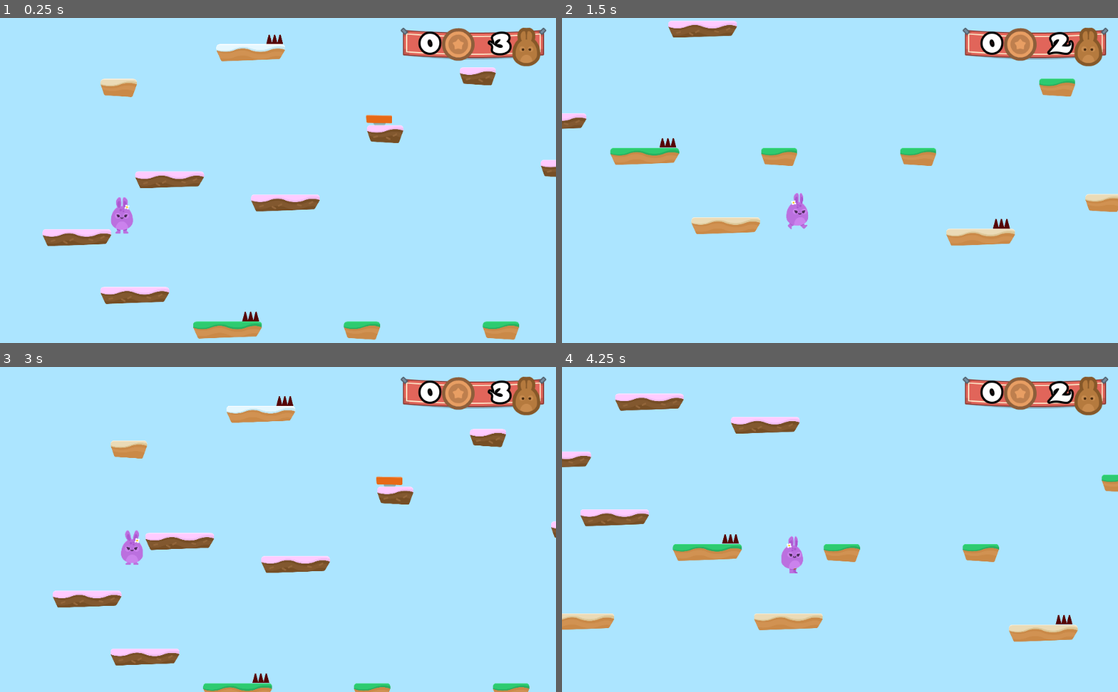
Above: before the commit, frames 1-4 (two rows, left to right).
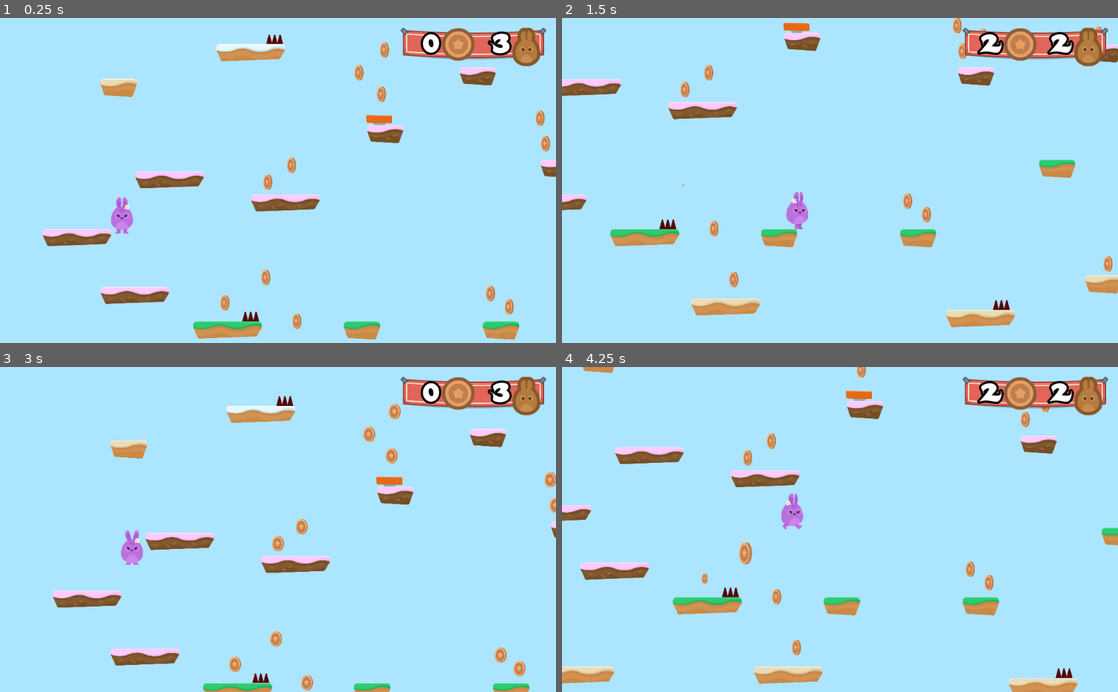
Above: after the commit, the same moments.

Repository: Eyeofthetgr/HoppyDays
Game: Godot game, scene res://Levels/Level1.tscn
The game is run twice, just before and just after one commit, with the same random seed, the same clock (stepped at 60 frames per second) and the same inputs.
Inputs (mouse positions are in pixels of both pictures, inside the frame that each line leads up to):
- Up to frame 1 (0.25 s): no input
- Up to frame 2 (1.5 s): hold D (right) from 0.53 s (still down); tap W (jump) at 0.77 s
- Up to frame 3 (3 s): tap W (jump) at 1.52 s; release D (right) at 2.03 s; hold A (left) 2.03-2.75 s; click (183, 575) at 2.75 s
- Up to frame 4 (4.25 s): hold D (right) from 3.53 s (still down); tap W (jump) at 3.77 s

The runs differ from the first frame. In frame 1, 0.9% of the frame differs, in the area x 39-99%, y 4-96%; in frame 2, 10%; in frame 3, 1.1%; in frame 4, 13%, in the area x 0-100%, y 0-100%.

Commit message:
Adding coins

Diff:
--- a/GUI/GUI.gd
+++ b/GUI/GUI.gd
@@ -4,5 +4,6 @@
 	$Control/TextureRect/HBoxContainer/LifeCount.text = "3"
 
 
-func update_lives(lives_left):
-		$Control/TextureRect/HBoxContainer/LifeCount.text = str(lives_left)
+func update_GUI(lives_left, coins):
+	$Control/TextureRect/HBoxContainer/LifeCount.text = str(lives_left)
+	$Control/TextureRect/HBoxContainer/CoinCount.text = str(coins)
--- /dev/null
+++ b/Items/Coin.gd
@@ -0,0 +1,13 @@
+extends Node2D
+
+var taken = false
+
+func _on_Area2D_body_entered(body):
+	if not taken:
+		taken = true
+		$AnimationPlayer.play("die")
+		$AudioStreamPlayer.play()
+		get_tree().call_group("Gamestate", "coin_up")
+
+func die():
+	queue_free()
--- /dev/null
+++ b/Items/Coin.tscn
@@ -0,0 +1,73 @@
+[gd_scene load_steps=10 format=2]
+
+[ext_resource path="res://Items/Coin.gd" type="Script" id=1]
+[ext_resource path="res://GFX/Items/bronze_1.png" type="Texture" id=2]
+[ext_resource path="res://GFX/Items/bronze_2.png" type="Texture" id=3]
+[ext_resource path="res://GFX/Items/bronze_3.png" type="Texture" id=4]
+[ext_resource path="res://GFX/Items/bronze_4.png" type="Texture" id=5]
+[ext_resource path="res://SFX/coin_SFX.wav" type="AudioStream" id=6]
+
+[sub_resource type="SpriteFrames" id=1]
+animations = [ {
+"frames": [ ExtResource( 2 ), ExtResource( 3 ), ExtResource( 4 ), ExtResource( 5 ), ExtResource( 4 ), ExtResource( 3 ) ],
+"loop": true,
+"name": "spin",
+"speed": 10.0
+} ]
+
+[sub_resource type="CircleShape2D" id=2]
+radius = 43.1721
+
+[sub_resource type="Animation" id=3]
+resource_name = "die"
+length = 0.5
+tracks/0/type = "value"
+tracks/0/path = NodePath(".:scale")
+tracks/0/interp = 1
+tracks/0/loop_wrap = true
+tracks/0/imported = false
+tracks/0/enabled = true
+tracks/0/keys = {
+"times": PoolRealArray( 0, 0.2, 0.5 ),
+"transitions": PoolRealArray( 1, 1, 1 ),
+"update": 0,
+"values": [ Vector2( 1, 1 ), Vector2( 1.5, 1.5 ), Vector2( 0.01, 0.01 ) ]
+}
+tracks/1/type = "method"
+tracks/1/path = NodePath(".")
+tracks/1/interp = 1
+tracks/1/loop_wrap = true
+tracks/1/imported = false
+tracks/1/enabled = true
+tracks/1/keys = {
+"times": PoolRealArray( 0.5 ),
+"transitions": PoolRealArray( 1 ),
+"values": [ {
+"args": [  ],
+"method": "die"
+} ]
+}
+
+[node name="Coin" type="Node2D"]
+script = ExtResource( 1 )
+
+[node name="AnimatedSprite" type="AnimatedSprite" parent="."]
+frames = SubResource( 1 )
+animation = "spin"
+playing = true
+
+[node name="Area2D" type="Area2D" parent="."]
+editor/display_folded = true
+collision_layer = 8
+
+[node name="CollisionShape2D" type="CollisionShape2D" parent="Area2D"]
+visible = false
+shape = SubResource( 2 )
+
+[node name="AudioStreamPlayer" type="AudioStreamPlayer" parent="."]
+stream = ExtResource( 6 )
+volume_db = -15.0
+
+[node name="AnimationPlayer" type="AnimationPlayer" parent="."]
+anims/die = SubResource( 3 )
+[connection signal="body_entered" from="Area2D" to="." method="_on_Area2D_body_entered"]
--- a/Levels/GameState.gd
+++ b/Levels/GameState.gd
@@ -1,6 +1,8 @@
 extends Node2D
 
 var lives = 3
+var coins = 0
+var target_number_of_coins = 10
 
 func _ready():
 	add_to_group("Gamestate")
@@ -16,7 +18,20 @@
 
 
 func update_GUI():
-	get_tree().call_group("GUI", "update_lives", lives)
+	get_tree().call_group("GUI", "update_GUI", lives, coins)
+
+
+func coin_up():
+	coins += 1
+	update_GUI()
+	var multiple_of_coins  = (coins % target_number_of_coins) == 0
+	if multiple_of_coins:
+		life_up()
+
+
+func life_up():
+	lives += 1
+	update_GUI()
 
 
 func end_game():
--- a/Levels/Level1.tscn
+++ b/Levels/Level1.tscn
@@ -1,12 +1,13 @@
-[gd_scene load_steps=8 format=2]
+[gd_scene load_steps=9 format=2]
 
 [ext_resource path="res://Levels/GameState.gd" type="Script" id=1]
 [ext_resource path="res://Player.tscn" type="PackedScene" id=2]
 [ext_resource path="res://Levels/Tileset.tres" type="TileSet" id=3]
 [ext_resource path="res://Hazards/SpikeTop.tscn" type="PackedScene" id=4]
-[ext_resource path="res://Items/JumpPad.tscn" type="PackedScene" id=5]
-[ext_resource path="res://SFX/Summer_Park.ogg" type="AudioStream" id=6]
-[ext_resource path="res://GUI/GUI.tscn" type="PackedScene" id=7]
+[ext_resource path="res://Items/Coin.tscn" type="PackedScene" id=5]
+[ext_resource path="res://Items/JumpPad.tscn" type="PackedScene" id=6]
+[ext_resource path="res://SFX/Summer_Park.ogg" type="AudioStream" id=7]
+[ext_resource path="res://GUI/GUI.tscn" type="PackedScene" id=8]
 
 [node name="Level1" type="Node2D"]
 script = ExtResource( 1 )
@@ -57,26 +58,197 @@
 [node name="SpikeTop11" parent="Hazards" instance=ExtResource( 4 )]
 position = Vector2( 20168.6, 484.568 )
 
+[node name="Coins" type="Node" parent="."]
+
+[node name="Coin" parent="Coins" instance=ExtResource( 5 )]
+position = Vector2( 1244.88, 250.34 )
+
+[node name="Coin2" parent="Coins" instance=ExtResource( 5 )]
+position = Vector2( 1376.16, 156.935 )
+
+[node name="Coin3" parent="Coins" instance=ExtResource( 5 )]
+position = Vector2( 1873.1, -236.482 )
+
+[node name="Coin4" parent="Coins" instance=ExtResource( 5 )]
+position = Vector2( 1748.87, -355.543 )
+
+[node name="Coin5" parent="Coins" instance=ExtResource( 5 )]
+position = Vector2( 1889.71, -481.558 )
+
+[node name="Coin6" parent="Coins" instance=ExtResource( 5 )]
+position = Vector2( 2579.08, 941.673 )
+
+[node name="Coin7" parent="Coins" instance=ExtResource( 5 )]
+position = Vector2( 2475.31, 867.547 )
+
+[node name="Coin8" parent="Coins" instance=ExtResource( 5 )]
+position = Vector2( 2779.23, 37.3286 )
+
+[node name="Coin9" parent="Coins" instance=ExtResource( 5 )]
+position = Vector2( 2890.42, -44.2107 )
+
+[node name="Coin10" parent="Coins" instance=ExtResource( 5 )]
+position = Vector2( 2749.58, -103.512 )
+
+[node name="Coin11" parent="Coins" instance=ExtResource( 5 )]
+position = Vector2( 4082.15, 818.337 )
+
+[node name="Coin12" parent="Coins" instance=ExtResource( 5 )]
+position = Vector2( 3871.31, 700.399 )
+
+[node name="Coin13" parent="Coins" instance=ExtResource( 5 )]
+position = Vector2( 3754.27, -594.866 )
+
+[node name="Coin14" parent="Coins" instance=ExtResource( 5 )]
+position = Vector2( 3598.21, -337.374 )
+
+[node name="Coin15" parent="Coins" instance=ExtResource( 5 )]
+position = Vector2( 3527.99, -56.4727 )
+
+[node name="Coin16" parent="Coins" instance=ExtResource( 5 )]
+position = Vector2( 1007.68, 918.878 )
+
+[node name="Coin17" parent="Coins" instance=ExtResource( 5 )]
+position = Vector2( 1233.96, 778.427 )
+
+[node name="Coin18" parent="Coins" instance=ExtResource( 5 )]
+position = Vector2( 1405.63, 1020.31 )
+
+[node name="Coin19" parent="Coins" instance=ExtResource( 5 )]
+position = Vector2( 1514.86, 1301.21 )
+
+[node name="Coin20" parent="Coins" instance=ExtResource( 5 )]
+position = Vector2( 3582.61, 1215.38 )
+
+[node name="Coin21" parent="Coins" instance=ExtResource( 5 )]
+position = Vector2( 5587.93, 981.3 )
+
+[node name="Coin22" parent="Coins" instance=ExtResource( 5 )]
+position = Vector2( 5486.49, 848.652 )
+
+[node name="Coin23" parent="Coins" instance=ExtResource( 5 )]
+position = Vector2( 5743.99, 224.428 )
+
+[node name="Coin24" parent="Coins" instance=ExtResource( 5 )]
+position = Vector2( 5907.84, -33.0645 )
+
+[node name="Coin25" parent="Coins" instance=ExtResource( 5 )]
+position = Vector2( 6469.65, -189.12 )
+
+[node name="Coin26" parent="Coins" instance=ExtResource( 5 )]
+position = Vector2( 6656.91, 1324.62 )
+
+[node name="Coin27" parent="Coins" instance=ExtResource( 5 )]
+position = Vector2( 6493.05, 1191.98 )
+
+[node name="Coin28" parent="Coins" instance=ExtResource( 5 )]
+position = Vector2( 4456.52, -33.0641 )
+
+[node name="Coin29" parent="Coins" instance=ExtResource( 5 )]
+position = Vector2( 4300.47, -165.712 )
+
+[node name="Coin30" parent="Coins" instance=ExtResource( 5 )]
+position = Vector2( 7585.45, 115.189 )
+
+[node name="Coin31" parent="Coins" instance=ExtResource( 5 )]
+position = Vector2( 7460.6, -1.85266 )
+
+[node name="Coin32" parent="Coins" instance=ExtResource( 5 )]
+position = Vector2( 8849.5, 661.385 )
+
+[node name="Coin33" parent="Coins" instance=ExtResource( 5 )]
+position = Vector2( 8248.68, -321.768 )
+
+[node name="Coin34" parent="Coins" instance=ExtResource( 5 )]
+position = Vector2( 10402.3, -867.964 )
+
+[node name="Coin35" parent="Coins" instance=ExtResource( 5 )]
+position = Vector2( 10261.8, -961.598 )
+
+[node name="Coin36" parent="Coins" instance=ExtResource( 5 )]
+position = Vector2( 7460.6, 193.217 )
+
+[node name="Coin37" parent="Coins" instance=ExtResource( 5 )]
+position = Vector2( 12501.2, -103.29 )
+
+[node name="Coin38" parent="Coins" instance=ExtResource( 5 )]
+position = Vector2( 12337.4, -259.346 )
+
+[node name="Coin39" parent="Coins" instance=ExtResource( 5 )]
+position = Vector2( 12540.2, -368.585 )
+
+[node name="Coin40" parent="Coins" instance=ExtResource( 5 )]
+position = Vector2( 12376.4, -501.233 )
+
+[node name="Coin41" parent="Coins" instance=ExtResource( 5 )]
+position = Vector2( 13648.2, 263.442 )
+
+[node name="Coin42" parent="Coins" instance=ExtResource( 5 )]
+position = Vector2( 13523.4, 169.808 )
+
+[node name="Coin43" parent="Coins" instance=ExtResource( 5 )]
+position = Vector2( 16394.8, 833.046 )
+
+[node name="Coin44" parent="Coins" instance=ExtResource( 5 )]
+position = Vector2( 16270, 731.61 )
+
+[node name="Coin45" parent="Coins" instance=ExtResource( 5 )]
+position = Vector2( 17104.9, 474.118 )
+
+[node name="Coin46" parent="Coins" instance=ExtResource( 5 )]
+position = Vector2( 18127, 122.991 )
+
+[node name="Coin47" parent="Coins" instance=ExtResource( 5 )]
+position = Vector2( 18251.9, -103.29 )
+
+[node name="Coin48" parent="Coins" instance=ExtResource( 5 )]
+position = Vector2( 19305.3, 879.863 )
+
+[node name="Coin49" parent="Coins" instance=ExtResource( 5 )]
+position = Vector2( 19157, 770.624 )
+
+[node name="Coin50" parent="Coins" instance=ExtResource( 5 )]
+position = Vector2( 20920.4, 684.793 )
+
+[node name="Coin51" parent="Coins" instance=ExtResource( 5 )]
+position = Vector2( 20795.6, 575.554 )
+
+[node name="Coin53" parent="Coins" instance=ExtResource( 5 )]
+position = Vector2( 21412, -805.542 )
+
+[node name="Coin54" parent="Coins" instance=ExtResource( 5 )]
+position = Vector2( 21240.3, -1117.65 )
+
+[node name="Coin55" parent="Coins" instance=ExtResource( 5 )]
+position = Vector2( 20826.8, -1172.27 )
+
+[node name="Coin56" parent="Coins" instance=ExtResource( 5 )]
+position = Vector2( 21014.1, -1375.15 )
+
+[node name="Coin52" parent="Coins" instance=ExtResource( 5 )]
+position = Vector2( 20897, 450.709 )
+
 [node name="JumpPads" type="Node" parent="."]
-
-[node name="JumpPad" parent="JumpPads" instance=ExtResource( 5 )]
+editor/display_folded = true
+
+[node name="JumpPad" parent="JumpPads" instance=ExtResource( 6 )]
 position = Vector2( 1859.88, -92.4513 )
 
-[node name="JumpPad2" parent="JumpPads" instance=ExtResource( 5 )]
+[node name="JumpPad2" parent="JumpPads" instance=ExtResource( 6 )]
 position = Vector2( 4400.19, 224.796 )
 
-[node name="JumpPad3" parent="JumpPads" instance=ExtResource( 5 )]
+[node name="JumpPad3" parent="JumpPads" instance=ExtResource( 6 )]
 position = Vector2( 7500.92, 353.778 )
 
-[node name="JumpPad4" parent="JumpPads" instance=ExtResource( 5 )]
+[node name="JumpPad4" parent="JumpPads" instance=ExtResource( 6 )]
 position = Vector2( 12436.1, 99.7596 )
 
-[node name="JumpPad5" parent="JumpPads" instance=ExtResource( 5 )]
+[node name="JumpPad5" parent="JumpPads" instance=ExtResource( 6 )]
 position = Vector2( 16336.4, 992.219 )
 
 [node name="BGMusic" type="AudioStreamPlayer" parent="."]
-stream = ExtResource( 6 )
+stream = ExtResource( 7 )
 volume_db = -15.0
 autoplay = true
 
-[node name="GUI" parent="." instance=ExtResource( 7 )]
+[node name="GUI" parent="." instance=ExtResource( 8 )]
--- a/Player.gd
+++ b/Player.gd
@@ -23,7 +23,7 @@
 func apply_gravity():
 	if position.y > WORLD_LIMIT:
 		get_tree().call_group("Gamestate", "end_game")
-	if is_on_floor():
+	if is_on_floor() and motion.y > 0:
 		motion.y = 0
 	elif is_on_ceiling():
 		motion.y = 1
@@ -53,11 +53,11 @@
 func hurt():
 	position.y -= 1
 	yield(get_tree(), "idle_frame")
-	motion.y -= JUMP_SPEED
+	motion.y = -JUMP_SPEED
 	$PainSoundEff.play()
 
 
 func boost():
 	position.y -= 1
 	yield(get_tree(), "idle_frame")
-	motion.y -= JUMP_SPEED * BOOST_MULTIPLIER
+	motion.y = -JUMP_SPEED * BOOST_MULTIPLIER
